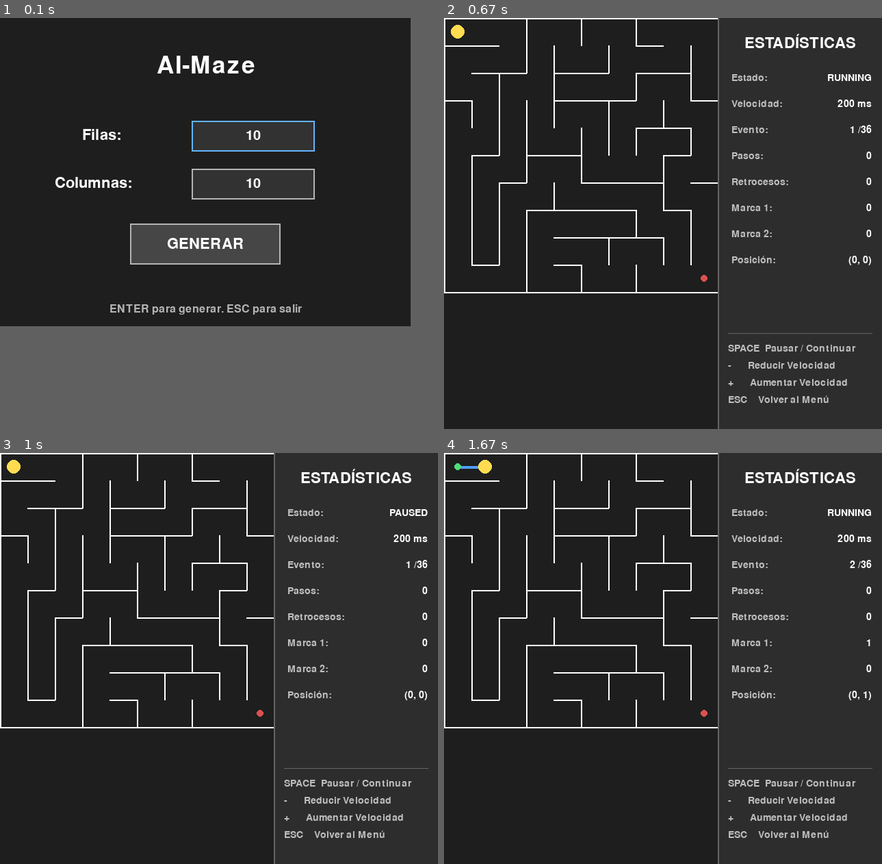
Above: before the commit, frames 1-4 (two rows, left to right).
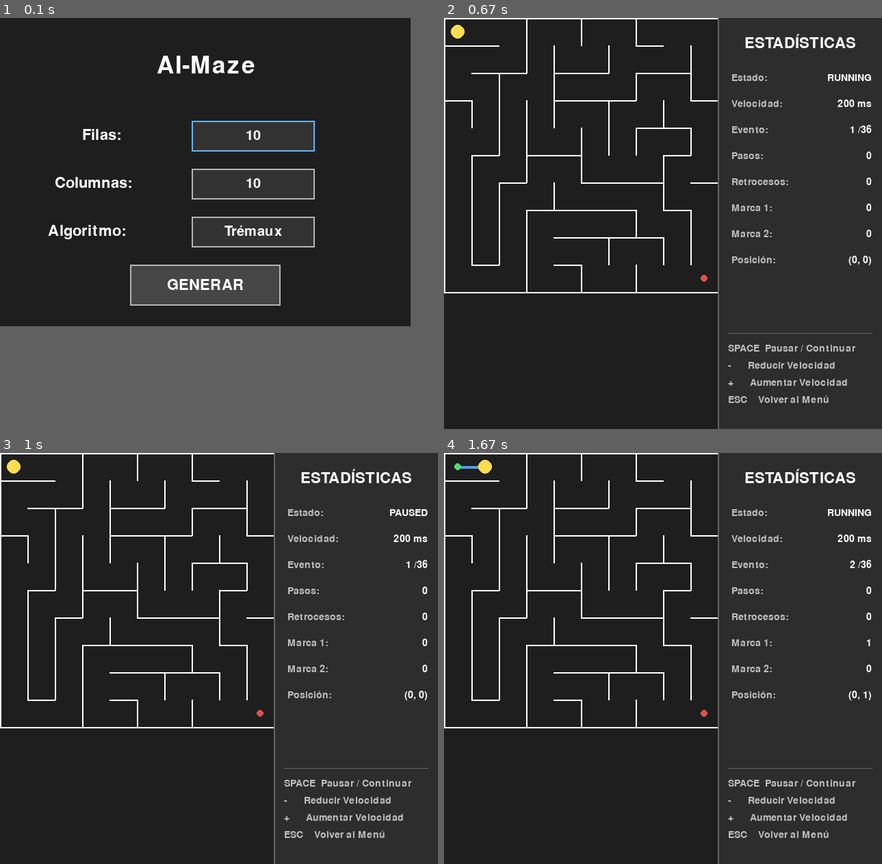
Above: after the commit, the same moments.

Repository: Gontzaa86/ai-maze
Game: pygame game, started from main.py
The game is run twice, just before and just after one commit, with the same random seed, the same clock (stepped at 60 frames per second) and the same inputs.
Inputs:
- Up to frame 1 (0.1 s): no input
- Up to frame 2 (0.67 s): tap Enter at 0.33 s
- Up to frame 3 (1 s): tap Space at 0.67 s
- Up to frame 4 (1.67 s): tap Space at 1.07, 1.37, 1.62 s

The runs differ from the first frame. In frame 1, 6.9% of the frame differs, in the area x 10-72%, y 48-73%; in frame 2, nothing differs; in frame 3, nothing differs; in frame 4, nothing differs.

Commit message:
Refactor maze solving logic to support dynamic solver selection; update MazeMenu for solver options and UI adjustments

Diff:
--- a/main.py
+++ b/main.py
@@ -3,23 +3,34 @@
 from maze.generator import RecursiveBacktrackingGenerator
 from maze.maze import Maze
 
+from solvers.base import Solver
 from solvers.tremaux import TremauxSolver
 from solvers.events import EventType, SolveResult
 
 from visualization.pygame_view import PygameMazeView
 from visualization.menu import MazeMenu
 
-
 def create_maze(rows: int, cols: int) -> Maze:
     generator = RecursiveBacktrackingGenerator()
 
     return generator.generate(rows, cols)
 
-def solve_maze(maze: Maze, start: tuple[int, int], end: tuple[int, int]) -> SolveResult:
+def solve_maze(solver: Solver, maze: Maze, start: tuple[int, int], end: tuple[int, int]) -> SolveResult:
+    return solver.solve(maze, start, end)
 
-    solver = TremauxSolver()
+def create_solver(name: str = "tremaux") -> Solver:
+    solvers = {
+        "tremaux": TremauxSolver,
+    }
 
-    return solver.solve(maze, start, end)
+    try:
+        solver_class = solvers[name.lower()]
+    except KeyError:
+        raise ValueError(
+            f"Solver desconocido: {name}"
+        )
+
+    return solver_class()
 
 def print_result(result: SolveResult):
     moves = sum(
@@ -49,11 +60,12 @@
     print("Solución:")
     print(result.solution)
 
-
 def main():
     pygame.init()
 
     menu = MazeMenu()
+
+    solver = TremauxSolver() # A futuro, un selector.
 
     running = True
 
@@ -63,7 +75,9 @@
         if dimensions is None:
             break
 
-        rows, cols = dimensions
+        rows, cols, solver_name = dimensions
+
+        print(f"Algoritmo seleccionado: {solver_name}")
 
         print("Generando laberinto...")
 
@@ -74,9 +88,11 @@
         start = (0, 0)
         end = (rows - 1, cols - 1)
 
-        print("Resolviendo con Trémaux...")
+        solver = create_solver(solver_name)
 
-        result = solve_maze(maze, start, end)
+        print(f"Resolviendo con {solver_name}...")
+
+        result = solve_maze(solver, maze, start, end)
 
         print("Laberinto resuelto.")
 
--- a/visualization/menu.py
+++ b/visualization/menu.py
@@ -30,9 +30,15 @@
         # .Rect --> pygame object for storing rectangular coordinates (left, top, width, height)
         self.rows_rect = pygame.Rect(280, 150, 180, 45)
         self.cols_rect = pygame.Rect(280, 220, 180, 45)
-        self.button_rect = pygame.Rect(190, 300, 220, 60)
-
-        self.error_message = ""
+        self.button_rect = pygame.Rect(190, 360, 220, 60)
+
+        self.error_message = ""
+
+        self.solver_options = [
+            "tremaux",
+        ]
+        self.selected_solver = 0
+        self.solver_rect = pygame.Rect(280, 290, 180, 45)
 
     def run(self):
         running = True
@@ -64,6 +70,8 @@
 
                         if dimensions is not None:
                             return dimensions
+                    elif self.solver_rect.collidepoint(event.pos):
+                        self._next_solver()
 
             self._draw()
 
@@ -115,7 +123,7 @@
             )
             return None
 
-        return rows, cols
+        return rows, cols, self._get_selected_solver()
 
     def _draw(self):
         self.screen.fill((30, 30, 30))
@@ -126,6 +134,8 @@
         self._draw_input(self.rows_rect, self.rows, self.active_field == "rows")
         self._draw_input(self.cols_rect, self.cols, self.active_field == "cols")
         self._draw_button()
+        self._draw_label("Algoritmo:", 70, 300)
+        self._draw_solver_selector()
 
         if self.error_message:
             self._draw_error()
@@ -169,7 +179,7 @@
     def _draw_error(self):
         text = self.info_font.render(self.error_message, True, (255, 120, 120))
 
-        rect = text.get_rect(center=(self.width // 2, 390))
+        rect = text.get_rect(center=(self.width // 2, 455))
 
         self.screen.blit(text, rect)
 
@@ -179,6 +189,35 @@
             True, (180, 180, 180)
         )
 
-        rect = text.get_rect(center = (self.width // 2 , 425))
+        rect = text.get_rect(center = (self.width // 2 , 480))
 
         self.screen.blit(text, rect)
+
+    def _draw_solver_selector(self):
+        pygame.draw.rect(self.screen, (50, 50, 50), self.solver_rect)
+
+        pygame.draw.rect(self.screen, (180, 180, 180), self.solver_rect, 2)
+
+        solver_name = self._get_selected_solver()
+
+        display_name = {
+            "tremaux": "Trémaux",
+        }[solver_name]
+
+        text = self.input_font.render(display_name, True, (255, 255, 255))
+
+        text_rect = text.get_rect(center = self.solver_rect.center)
+
+        self.screen.blit(text, text_rect)
+
+    def _next_solver(self):
+        self.selected_solver = (
+            self.selected_solver + 1
+        ) % len(self.solver_options)
+
+        self.error_message = ""
+
+    def _get_selected_solver(self) -> str:
+        return self.solver_options[
+            self.selected_solver
+        ]
